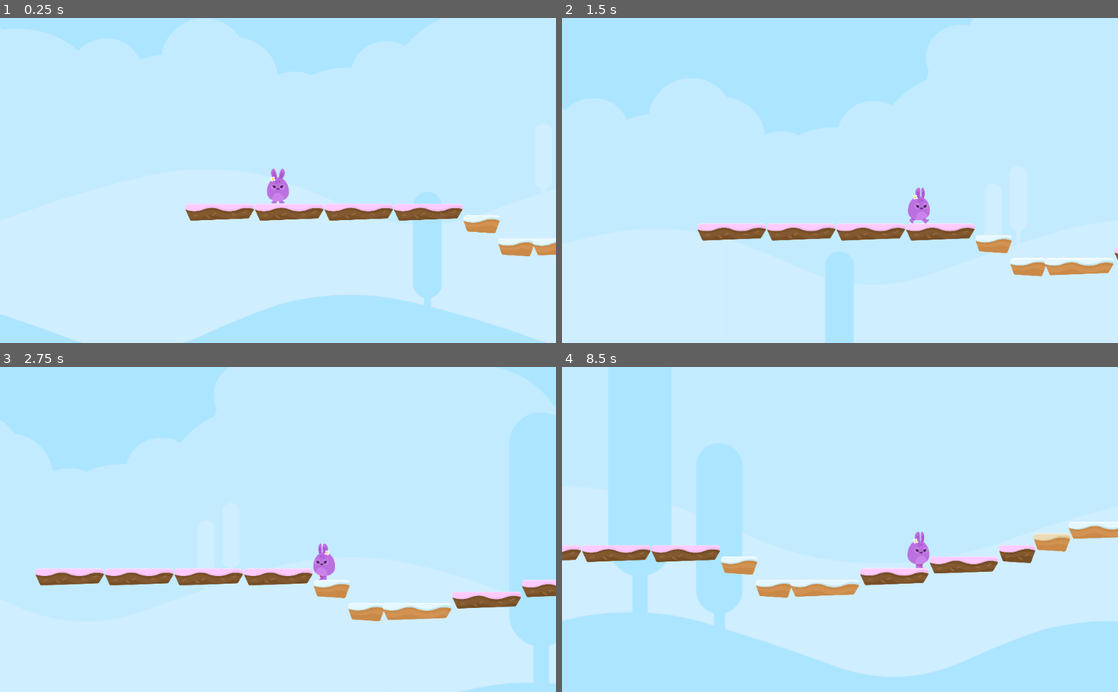
Above: before the commit, frames 1-4 (two rows, left to right).
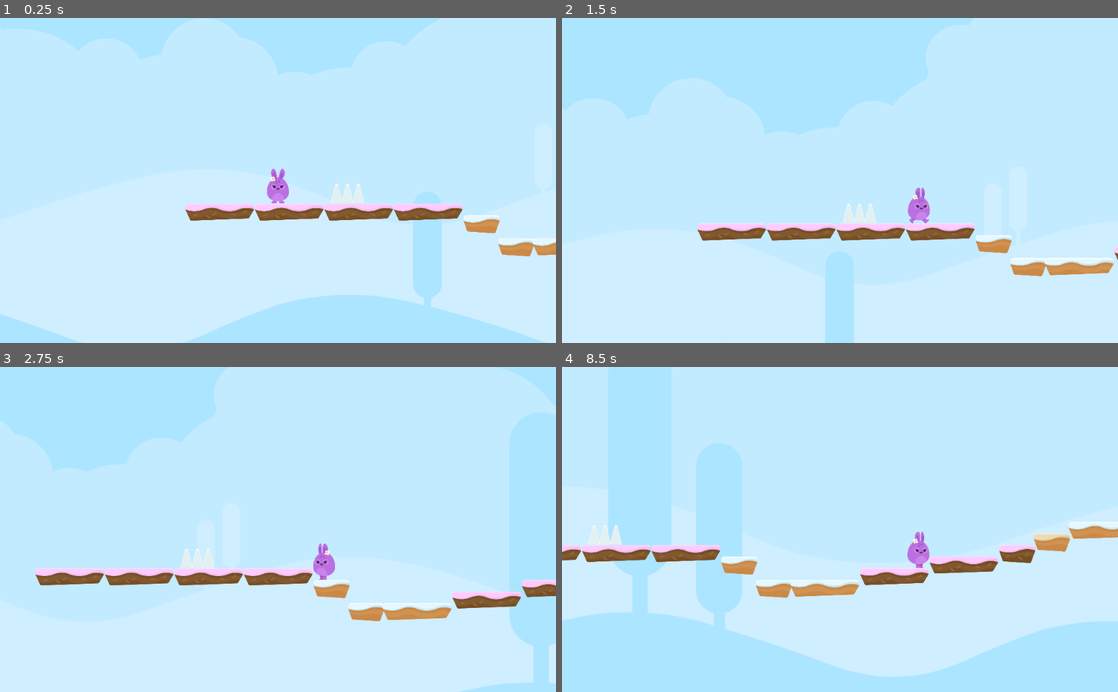
Above: after the commit, the same moments.

Repository: KennedyMungai/SimplePlatformer
Game: Godot game, scene res://Scenes/Levels/Level1.tscn
Same seed, same stepped clock (60 frames per second), same inputs: the game is played once before the commit and once after it.
Inputs:
- Up to frame 1 (0.25 s): no input
- Up to frame 2 (1.5 s): hold D (right) from 0.53 s (still down); tap W (jump) at 0.77 s
- Up to frame 3 (2.75 s): tap W (jump) at 1.52 s; release D (right) at 2.03 s; hold A (left) from 2.03 s (still down)
- Up to frame 4 (8.5 s): release A (left) at 2.78 s; hold D (right) 2.78-4.28 s; tap W (jump) at 3.02, 3.77, 4.52, 6.02, 6.77, 7.52 s; hold A (left) 4.28-5.03 s; hold D (right) 5.03-5.78 s; hold A (left) 5.78-7.28 s; tap Enter at 7.25 s; hold D (right) from 7.28 s (still down)

The runs differ from the first frame. In frame 1, 0.2% of the frame differs, in the area x 59-66%, y 51-58%; in frame 2, 0.2%; in frame 3, 0.1%; in frame 4, 0.1%.

Commit message:
Added an instance of a spike hazard to the scene

Diff:
--- a/Scenes/Levels/Level1.tscn
+++ b/Scenes/Levels/Level1.tscn
@@ -1,7 +1,8 @@
-[gd_scene load_steps=3 format=2]
+[gd_scene load_steps=4 format=2]
 
 [ext_resource path="res://Scenes/Player.tscn" type="PackedScene" id=1]
 [ext_resource path="res://TileSets/Platforms.tres" type="TileSet" id=2]
+[ext_resource path="res://Scenes/SpikeTop.tscn" type="PackedScene" id=3]
 
 [node name="Level1" type="Node2D"]
 
@@ -12,3 +13,7 @@
 collision_layer = 2
 format = 1
 tile_data = PoolIntArray( -327601, 6, 0, 46, 6, 0, 52, 6, 0, 58, 6, 0, 89, 6, 0, 65579, 5, 0, 196600, 0, 0, 196606, 0,  …(231 unchanged characters)…
+
+[node name="Hazards" parent="." instance=ExtResource( 3 )]
+position = Vector2( 384, 72 )
+scale = Vector2( 2, 2 )
